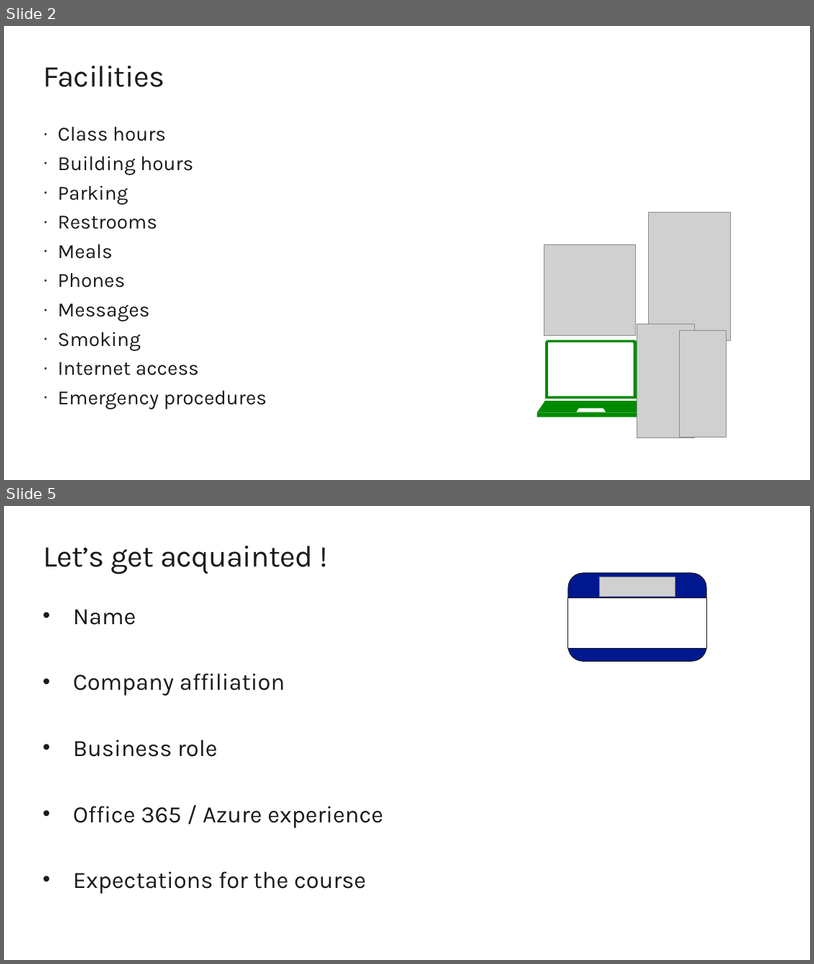
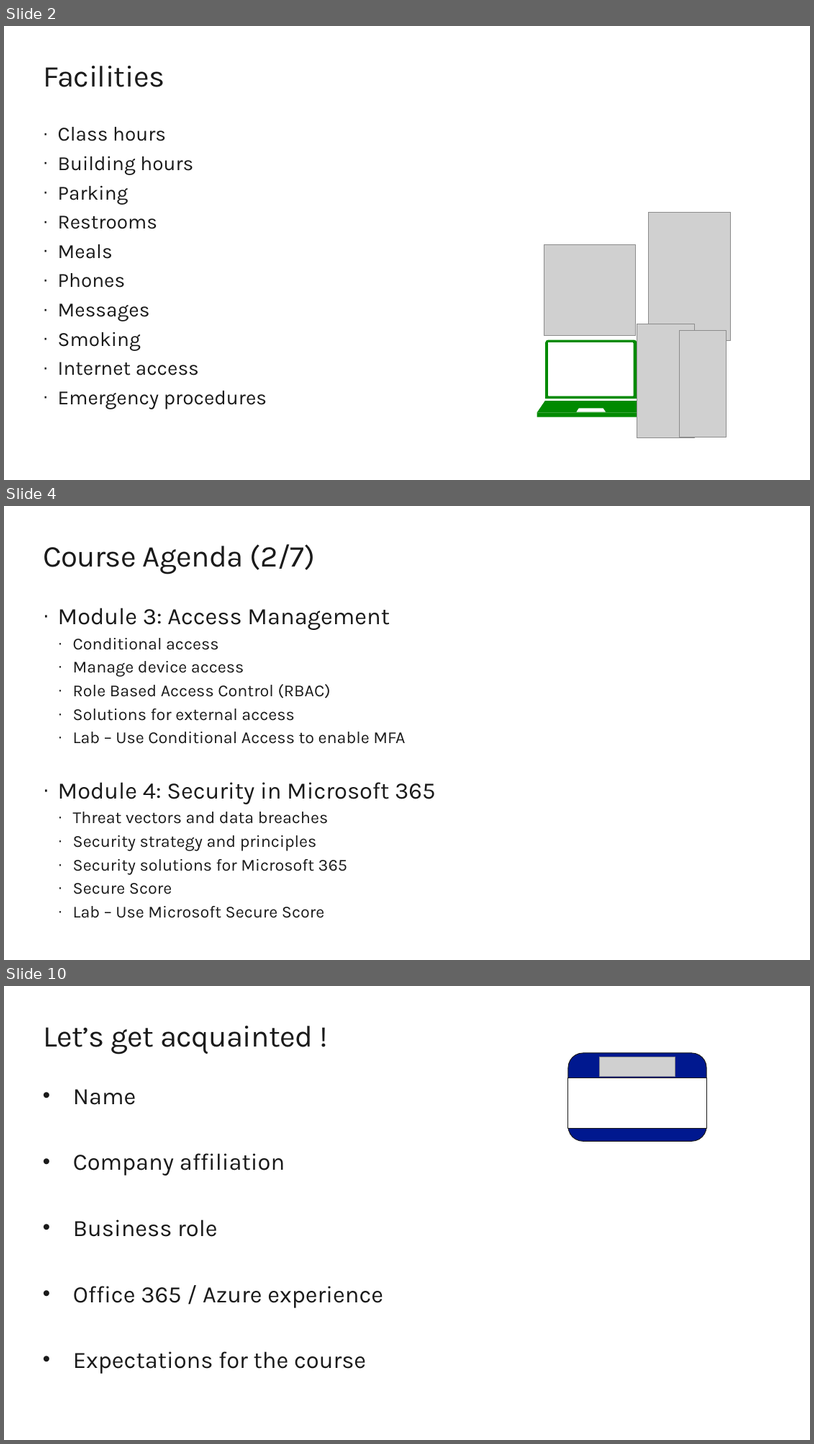
Before and after one commit to renaudwangler/ib, a slide deck: extra/MS-500AIntro.pptx. Shown one above the other, each under a label of ours: slides 2 and 5 before the commit, slides 2, 4 and 10 after it; the slides between them are not shown. The pictures are 814x964 and 814x1444 pixels, drawn with LibreOffice and Linux fonts; fonts in the diff are those of the drawing; grey boxes stand for pictures. Boxes give left, top, right and bottom in pixels: in the first picture for what was removed or moved away, otherwise in the second. Text is boxed around its words. In the diff, an @@ line names an element or a change of style, - is before the commit and + after.

```diff
--- a/extra/MS-500AIntro.pptx
+++ b/extra/MS-500AIntro.pptx
@@ slide 4 added at box(4, 506, 810, 960), background #FFFFFF @@
@@ title added at box(43, 544, 315, 574), 36 pt, text #1A1A1A @@
+Course Agenda (2/7)
@@ text added at box(58, 608, 435, 918), 20 pt, text #1A1A1A @@
+· Module 3: Access Management
+  · Conditional access
+  · Manage device access
+  · Role Based Access Control (RBAC)
+  · Solutions for external access
+  · Lab – Use Conditional Access to enable MFA
+· Module 4: Security in Microsoft 365
+  · Threat vectors and data breaches
+  · Security strategy and principles
+  · Security solutions for Microsoft 365
+  · Secure Score
+  · Lab – Use Microsoft Secure Score
@@ what was slide 5 is now slide 10 @@
```
Also in this commit, not shown: 6 other slides added, 2 slides removed.
